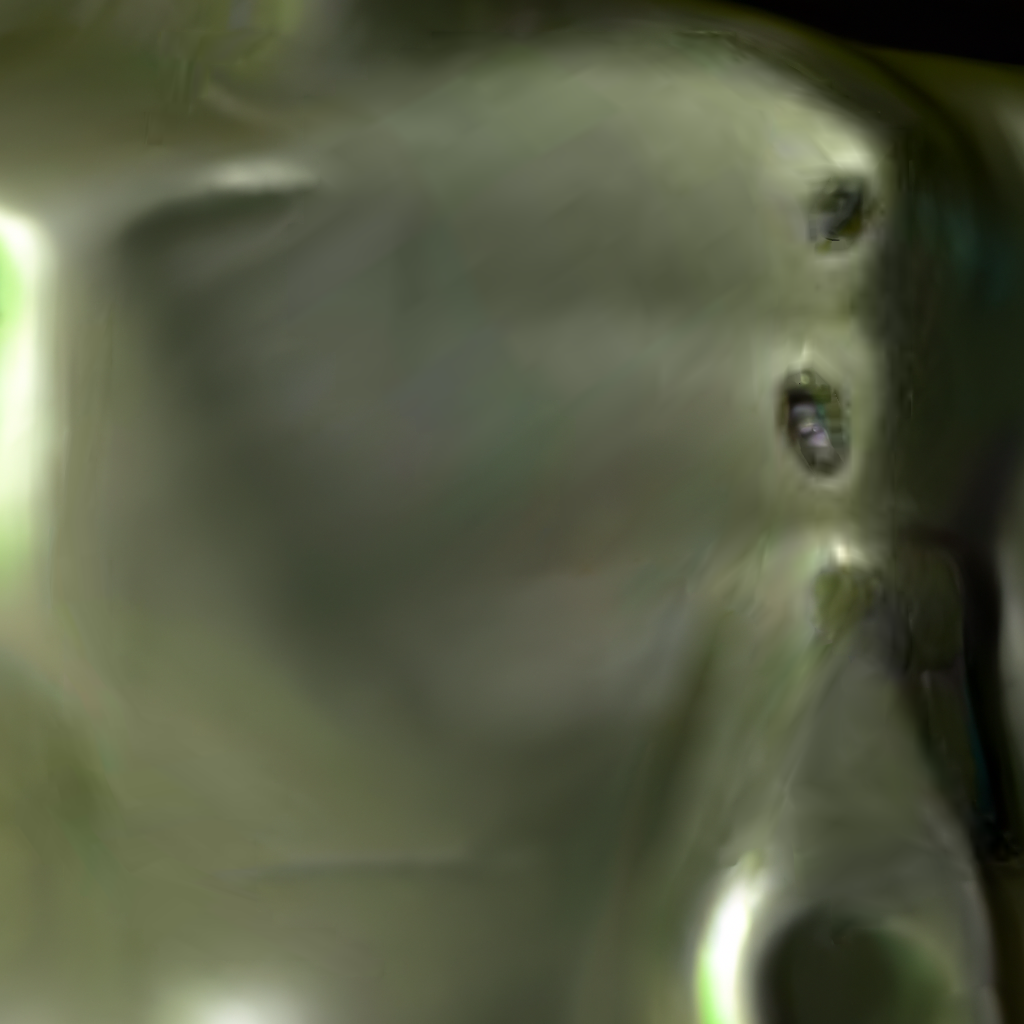
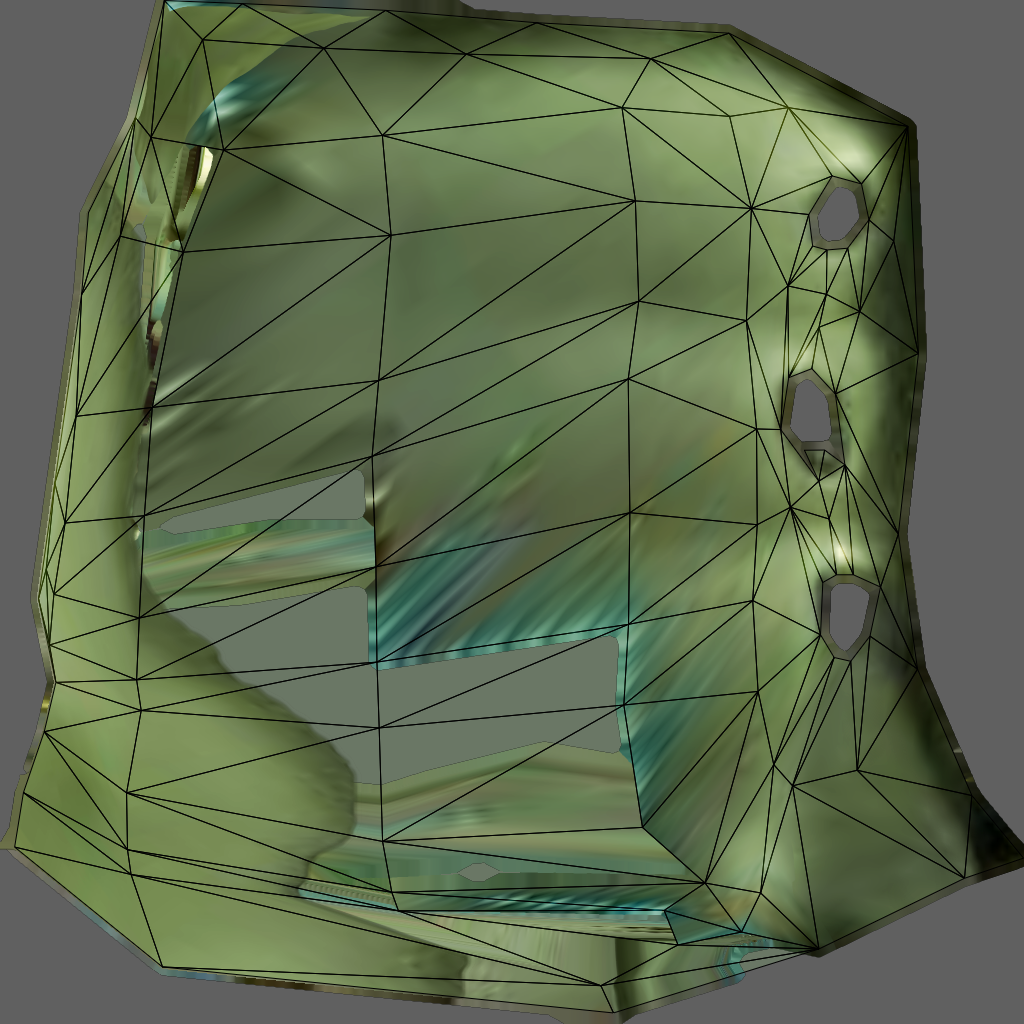
The second w=1024, h=1024 image is a revision of the first. Changes to its layers:
renamed "eyestalk housing2_uv" to "UV", showed it over 14, 0, 1024, 1014
hid "Layer 5", moved it into group "AI garbage" over 612, 610, 761, 1024
moved "DALL·E 2024-01-02 19.59.00 - Texture of the side of a synthetic plastic robot, …" into group "AI garbage" over 0, 0, 1024, 1024
added group "patching" with 4 layers above "Layer 1" over 0, 6, 1024, 1000
moved "Layer 4" into group "patching" over 0, 6, 476, 1000
moved "Layer 3" into group "patching" over 828, 653, 891, 783
moved "Layer 2" into group "patching" over 837, 638, 896, 768
moved "eyestalk housing2" (2nd of 2, in "patching") into group "patching" over 747, 50, 1024, 950
added layer "Layer 6" over 0, 0, 1024, 1024
